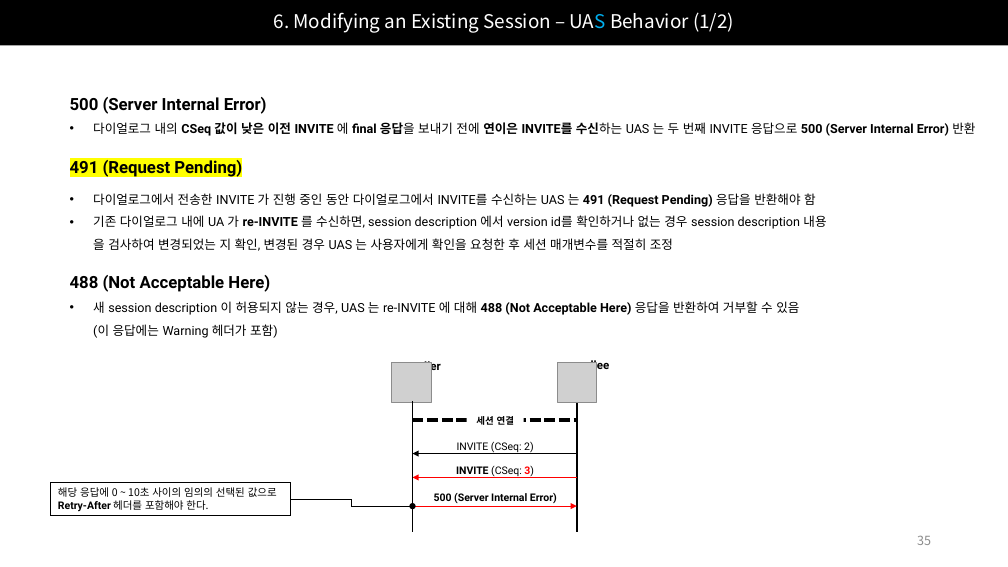
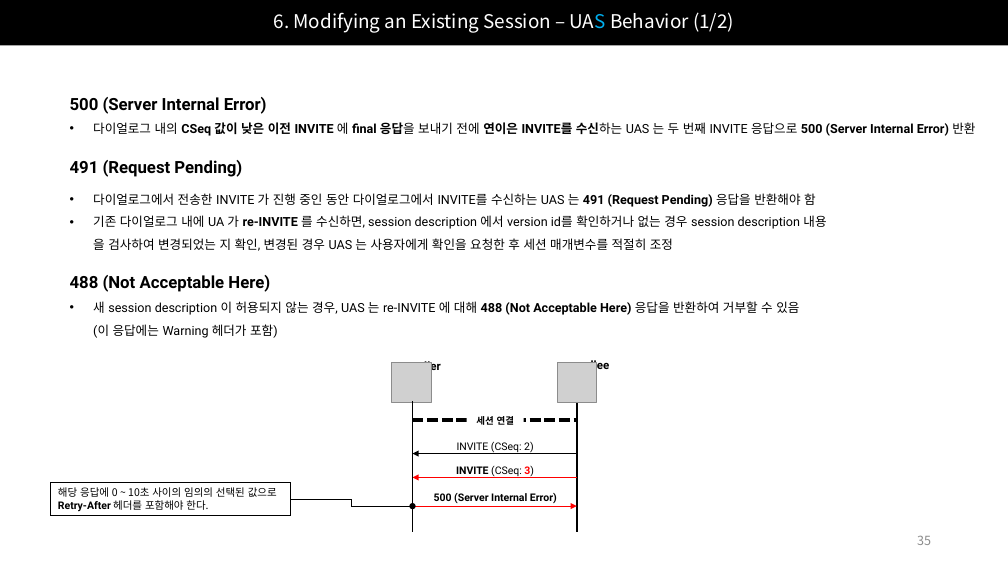
Before and after one commit to Epsilonely/SIP-Survey, a slide deck: slide 35 of 세미나 2차.pptx. Drawn at 1008x567 pixels with LibreOffice and Linux fonts; fonts in the diff are those of the drawing; grey boxes stand for pictures. Boxes give left, top, right and bottom in pixels: in the first picture for what was removed or moved away, otherwise in the second. Text is boxed around its words. In the diff, an @@ line names an element or a change of style, - is before the commit and + after.

```diff
--- a/세미나 2차.pptx
+++ b/세미나 2차.pptx
@@ text at <box>70,160,242,177</box>: highlight #FFFF00 to none in "491 (Request Pending)" @@
```
Also in this commit, not shown: 7 other slides changed, 1 slide removed.
